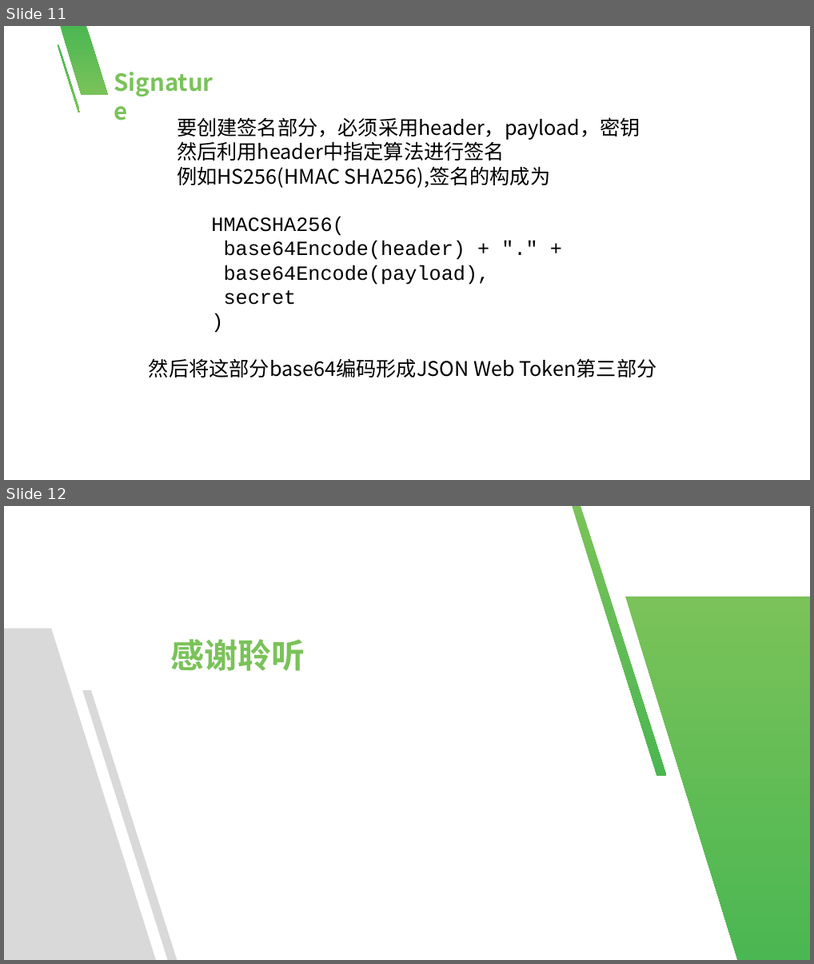
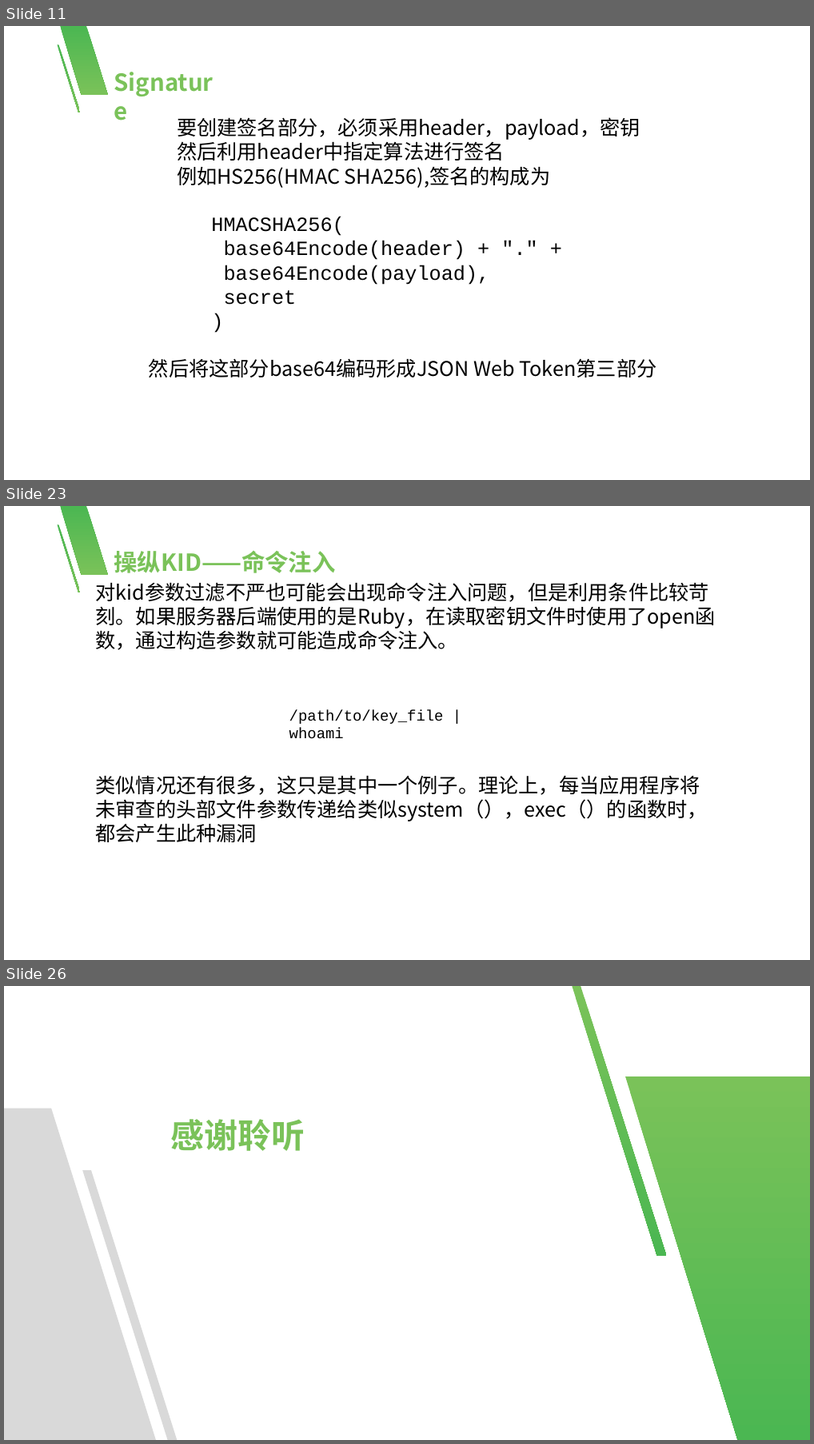
Before and after one commit to xikong-mubai/check_test, a slide deck: web/JWT.pptx. Shown one above the other, each under a label of ours: slides 11 and 12 before the commit, slides 11, 23 and 26 after it; the slides between them are not shown. The pictures are 814x964 and 814x1444 pixels, drawn with LibreOffice and Linux fonts; fonts in the diff are those of the drawing; background and template pictures are left out. Boxes give left, top, right and bottom in pixels: in the first picture for what was removed or moved away, otherwise in the second. Text is boxed around its words. In the diff, an @@ line names an element or a change of style, - is before the commit and + after.

```diff
--- a/web/JWT.pptx
+++ b/web/JWT.pptx
@@ slide 23 added at bbox=[4, 506, 810, 960], background #FFFFFF; not listed: 2 template elements that a slide beside it also shows @@
@@ text added at bbox=[114, 551, 336, 573], 28 pt, text #7AC259, bold @@
+操纵KID——命令注入
@@ text added at bbox=[96, 582, 716, 650], 24 pt, text #000000 @@
+对kid参数过滤不严也可能会出现命令注入问题，但是利用条件比较苛刻。如果服务器后端使用的是Ruby，在读取密钥文件时使用了open函数，通过构造参数就可能造成命令注入。
@@ text added at bbox=[290, 709, 444, 738], 18 pt, text #000000 @@
+/path/to/key_file | whoami
@@ text added at bbox=[96, 775, 708, 842], 24 pt, text #000000 @@
+类似情况还有很多，这只是其中一个例子。理论上，每当应用程序将未审查的头部文件参数传递给类似system（），exec（）的函数时，都会产生此种漏洞
@@ what was slide 12 is now slide 26 @@
```
Also in this commit, not shown: 13 other slides added.
